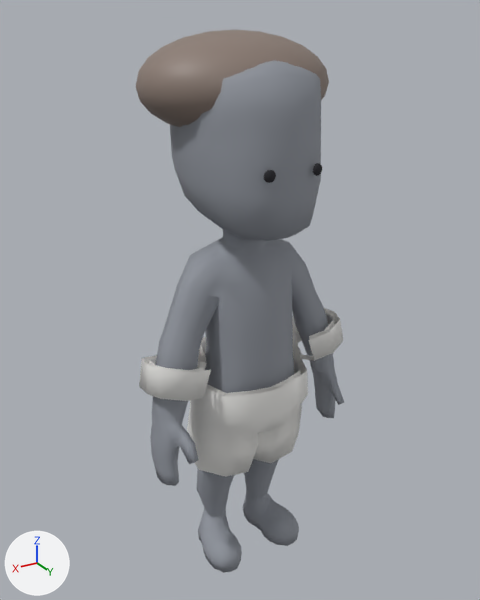
A saved change to the glTF model unity/Assets/Art/EarlyGame/staff-kit/staff-researcher-idle.glb.
Before and after are seen from a camera (50 mm lens) standing at (1.022, 1.971, 1.804) and looking at (-0.01, 0.25, 0.943). The axes (+X, +Y, +Z) are drawn at lower left. The lights are the same throughout. The picture after the commit comes second. Where no turn or scale is listed for an object, it has been applied to the vertices. Vertices at exactly the same position are counted once.

Objects in the first picture: 'KenneyResearcherStock', 'ResearcherHairCap', 'ResearcherLabCoat' and 2 more.
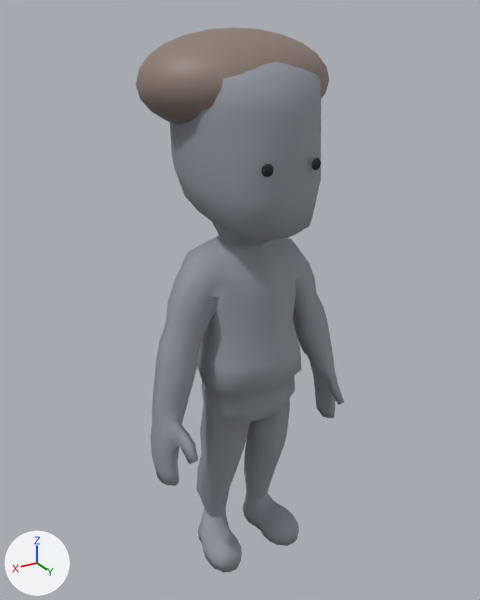
Edits to the bpy script that builds the scene:
```text
Change me_charactermedium_001:
    used by ob_kenneyresearcherstock; location = (0.0, 0.295, 0.0)
    remove me_charactermedium_001.from_pydata(...)  # 877 vertices, 1750 faces; spans x -0.36..0.36, y -0.24..0.23, z 0.0..1.72
    add me_charactermedium_001.from_pydata(...)  # 882 vertices, 1760 faces; spans x -0.36..0.36, y -0.24..0.23, z 0.0..1.72
    me_charactermedium_001 part 1: 88 vertices moved from x -0.25..0.25, y -0.09..0.12, z 0.97..1.22 to x -0.26..0.26, y -0.12..0.14, z 0.97..1.2; 24 vertices removed from x -0.17..0.06, y -0.07..0.07, z 1.01..1.19; 24 vertices added at x -0.17..0.07, y -0.1..0.09, z 1.02..1.18
    me_charactermedium_001 part 2: 28 vertices moved from x -0.25..0.26, y -0.04..0.14, z 0.72..0.82 to x -0.25..0.25, y -0.06..0.16, z 0.72..0.82
    other edits to the shape of me_charactermedium_001 do not show in these pictures
Remove ob_researcherlabcoat:
    ob_researcherlabcoat = bpy.data.objects.new('ResearcherLabCoat', me_researcherlabcoatmesh)
    ob_researcherlabcoat.location = (0.0, 0.295, 0.0)
```

What differs and where, as boxes [x1, y1, x2, y2] in the pictures (480 x 600 px; the box of a moved part takes in the faces that stretch with it):
'KenneyResearcherStock', reshaped
    before: [150, 60, 344, 573]
    after: [150, 62, 344, 573]
'ResearcherLabCoat', deleted
    before: [139, 308, 343, 477]
part 1 of me_charactermedium_001, moved or reshaped
    before: [166, 229, 316, 338]
    after: [166, 222, 316, 338]
part 2 of me_charactermedium_001, moved or reshaped
    before: [205, 313, 320, 393]
    after: [191, 313, 324, 395]
